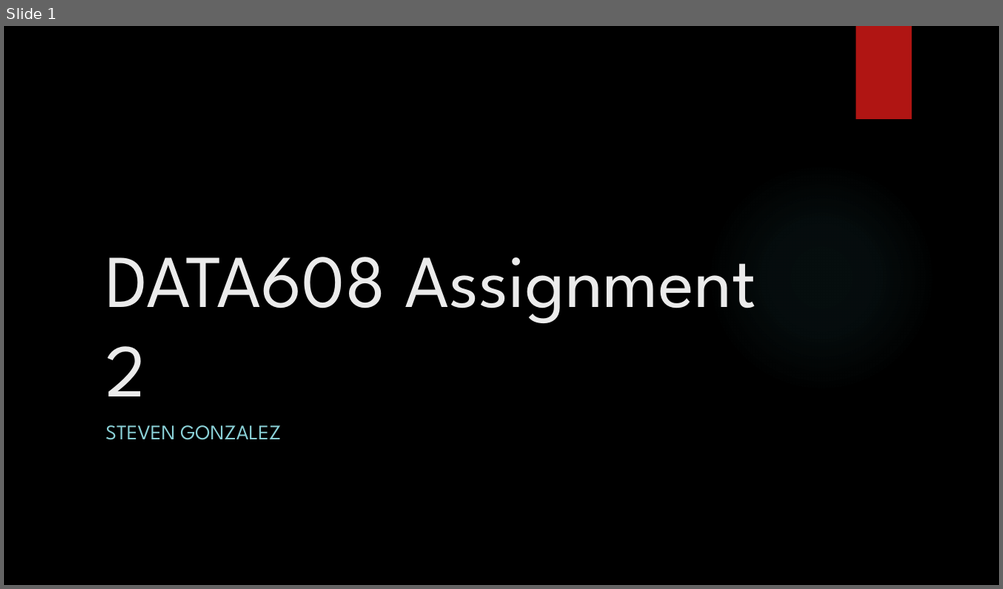
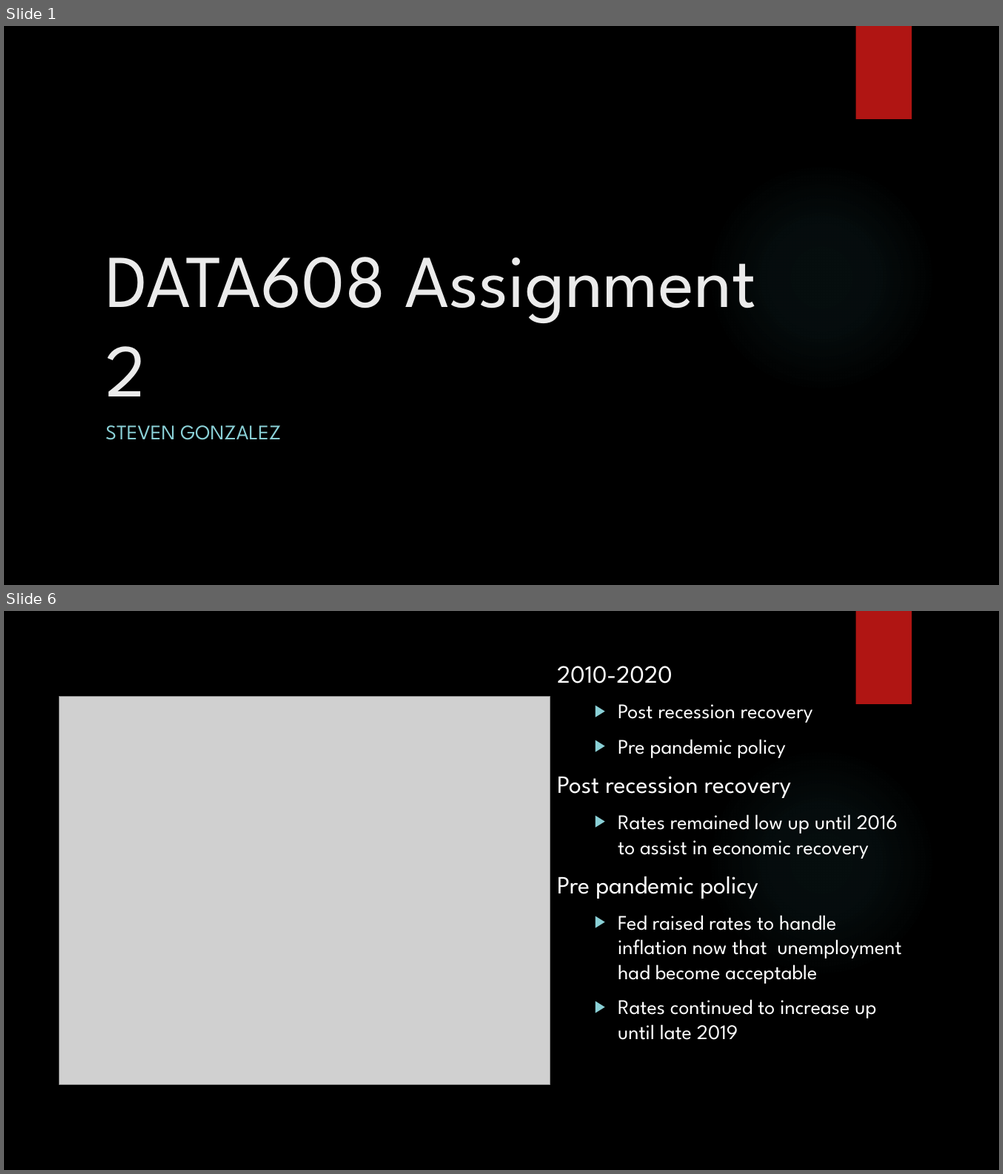
Before and after one commit to Stevee-G/Data608, a slide deck: Assignment2/DATA608_Assignment2_StevenGonzalez.pptx. Shown one above the other, each under a label of ours: slide 1 before the commit, slides 1 and 6 after it; the slides between them are not shown. The pictures are 1003x589 and 1003x1174 pixels, drawn with LibreOffice and Linux fonts; fonts in the diff are those of the drawing; grey boxes stand for pictures; background and template pictures are left out. Boxes give left, top, right and bottom in pixels: in the first picture for what was removed or moved away, otherwise in the second. Text is boxed around its words. In the diff, an @@ line names an element or a change of style, - is before the commit and + after.

```diff
--- a/Assignment2/DATA608_Assignment2_StevenGonzalez.pptx
+++ b/Assignment2/DATA608_Assignment2_StevenGonzalez.pptx
@@ slide 6 added at box(4, 611, 999, 1170), background picture (left out); not listed: 2 template elements that a slide beside it also shows @@
@@ text added at box(557, 666, 902, 1040), 20 pt, text #FFFFFF @@
+2010-2020
+  ▶ Post recession recovery
+  ▶ Pre pandemic policy
+Post recession recovery
+  ▶ Rates remained low up until 2016 to assist in economic recovery
+Pre pandemic policy
+  ▶ Fed raised rates to handle inflation now that unemployment had become acceptable
+  ▶ Rates continued to increase up until late 2019
@@ picture added at box(60, 696, 549, 1085) @@
```
Also in this commit, not shown: 3 slides changed, 3 other slides added, 4 slides removed.
